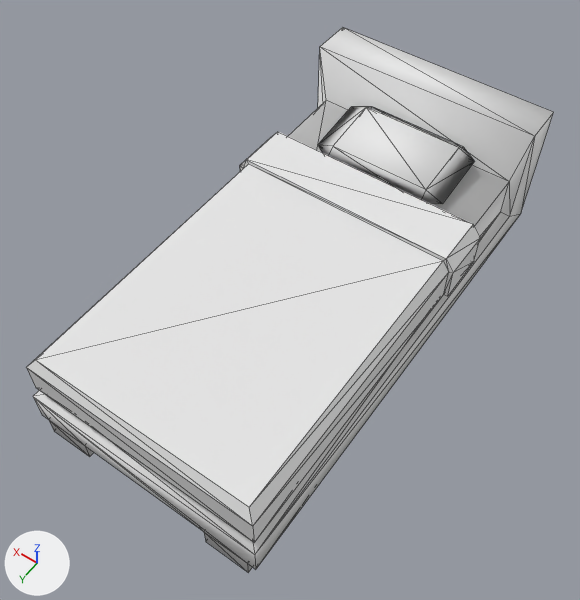
The OBJ model assets/models/builtin/indoor/furniture/indoor_furniture_bed_single/model.obj, before and after one commit.
Camera for both pictures: a camera (50 mm lens) standing at (-1.311, 0.392, 1.537) and looking at (-0.677, -0.495, 0.142). The lights are fixed; the arrows at lower left show +X, +Y and +Z. The picture after the commit comes second. Mesh edges are drawn as thin lines. Where no turn or scale is listed for an object, it has been applied to the vertices.

The older version as bpy lines, for what is in view:
```python
mat_carpet = principled_material('carpet')
mat_carpet.base_color = (0.8, 0.8, 0.8)  # white #e7e7e7
mat_carpet.roughness = 1.0
mat_carpetwhite = principled_material('carpetWhite')
mat_carpetwhite.base_color = (0.8, 0.8, 0.8)  # white #e7e7e7
mat_carpetwhite.roughness = 1.0
mat_wood = principled_material('wood')
mat_wood.base_color = (0.8, 0.8, 0.8)  # white #e7e7e7
mat_wood.roughness = 1.0
me_model = bpy.data.meshes.new('model')
me_model.from_pydata(...)  # 102 vertices, 214 faces; spans x -0.956..-0.385, y -1.125..0.0, z 0.0..0.375
# faces by material slot: [92, 52, 40, 30]
me_model.materials.append(mat_carpetwhite)  # white #e7e7e7
me_model.materials.append(mat_wood)  # white #e7e7e7
me_model.materials.append(mat_metal)  # white #e7e7e7
me_model.materials.append(mat_carpet)  # white #e7e7e7
ob_model = bpy.data.objects.new('model', me_model)
ob_model.location = (0.0, 0.0, 0.0)
```
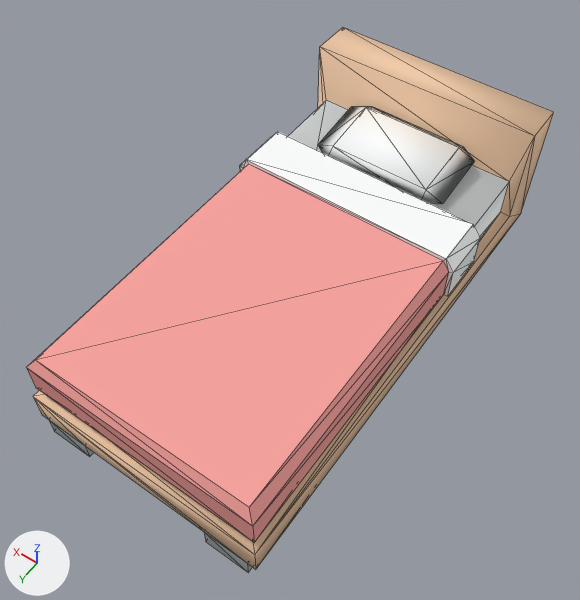
Boxes (x1, y1, x2, y2) around the edits, measured in the pictures (580 x 600 px):
```json
{"object": "model", "change": "recoloured", "before": [26, 27, 554, 569], "after": [26, 27, 554, 569], "on screen": "white to pink"}
```

The change, as JSON lines over the scene's bpy script:
```json
{"op": "set", "path": "mat_carpetwhite.base_color", "old": "(0.8, 0.8, 0.8)", "new": "(0.973, 1.0, 1.0)", "note": "white #e7e7e7 -> white #fcffff"}
{"op": "set", "path": "mat_wood.base_color", "old": "(0.8, 0.8, 0.8)", "new": "(0.896, 0.602, 0.393)", "note": "white #e7e7e7 -> beige #f3cca8"}
{"op": "set", "path": "mat_carpet.base_color", "old": "(0.8, 0.8, 0.8)", "new": "(0.943, 0.367, 0.343)", "note": "white #e7e7e7 -> pink #f9a39e"}
```
